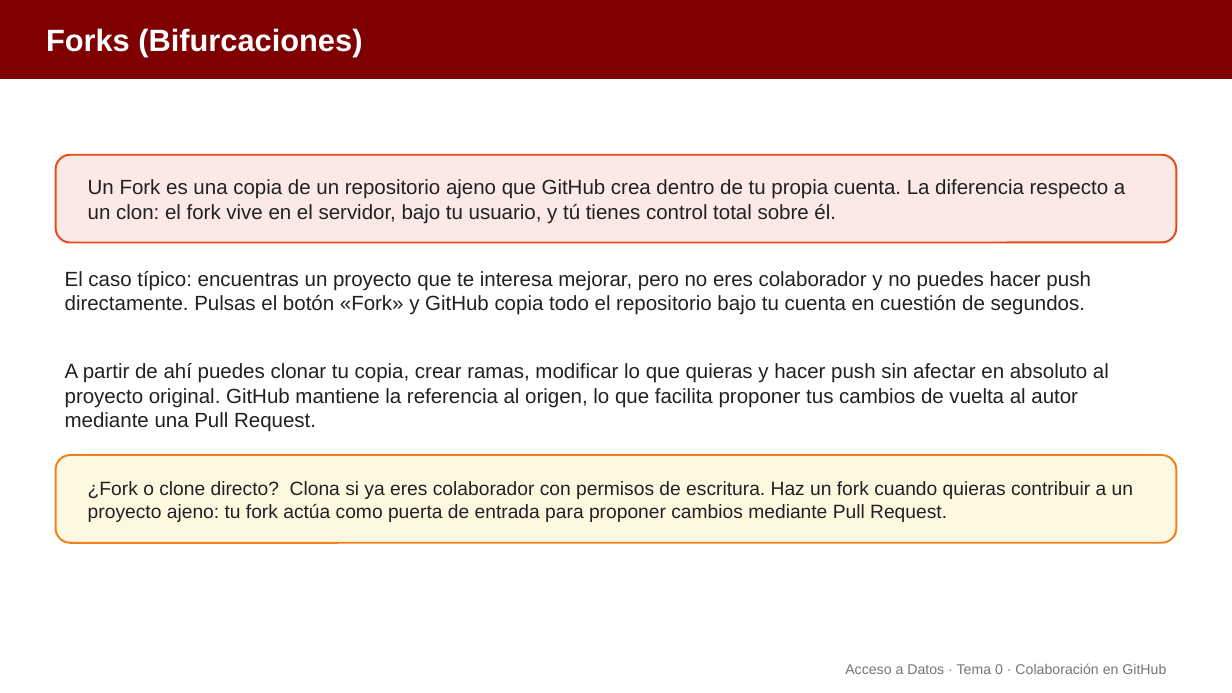
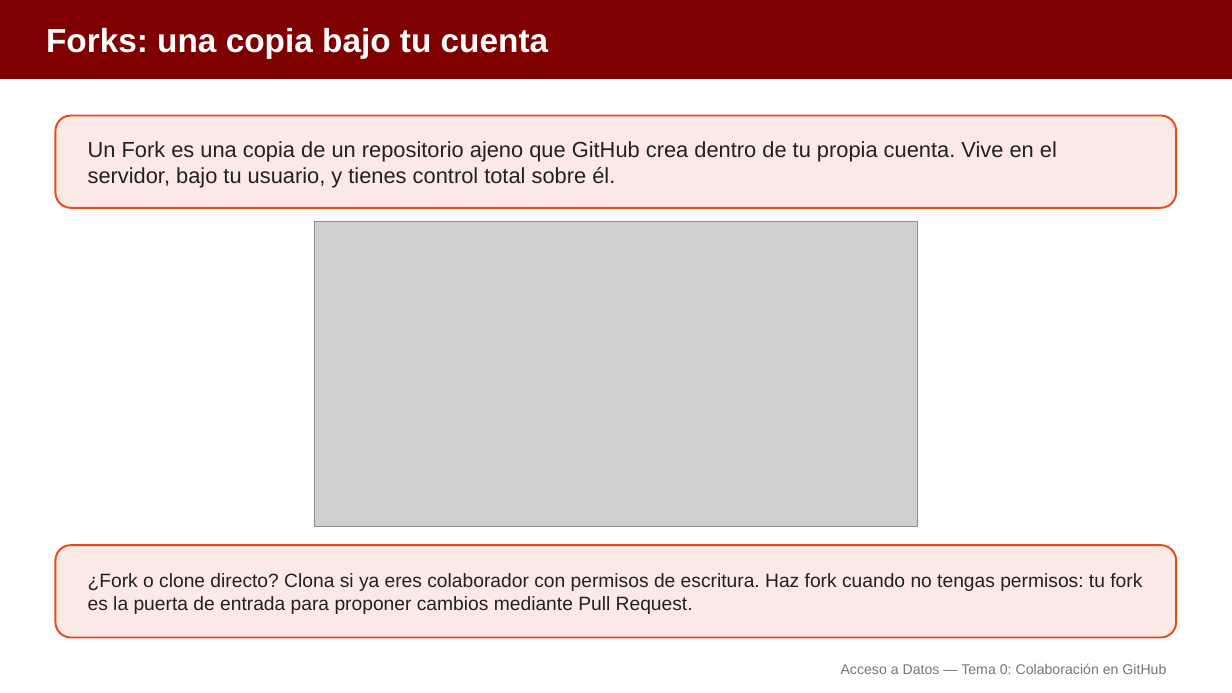
Before and after one commit to aitorventura/acceso-a-datos, a slide deck: slide 2 of docs/tema0/diapositivas/colaboracion.pptx (slide 3 before the commit). Drawn at 1232x693 pixels with LibreOffice and Linux fonts; fonts in the diff are those of the drawing; grey boxes stand for pictures. Boxes give left, top, right and bottom in pixels: in the first picture for what was removed or moved away, otherwise in the second. Text is boxed around its words. In the diff, an @@ line names an element or a change of style, - is before the commit and + after.

Commit message:
Rehace las diapositivas de Git y GitHub (Tema 0): menos diapositivas y más visuales
Agrupa por idea y sustituye texto por tarjetas, flujos y código con
sintaxis coloreada en los cinco decks de la subsección Git y GitHub
(introducción a Git, ramas, GitHub, colaboración y GitHub Actions).
Pasa de 130 a 67 diapositivas. Añade cinco infografías nuevas
reutilizables (staging, HEAD, local/remoto, fork+PR, anatomía de un
workflow).

```diff
--- a/docs/tema0/diapositivas/colaboracion.pptx
+++ b/docs/tema0/diapositivas/colaboracion.pptx
@@ text at [46,27,549,58]: text changed; size 24 to 26 pt @@
-Forks (Bifurcaciones)
+Forks: una copia bajo tu cuenta
@@ rounded rectangle: place and size @@
-rounded rectangle at [55,154,1177,242]
+rounded rectangle at [55,116,1177,208]
@@ text at [88,141,1057,188]: text changed; size 16 to 17 pt @@
-Un Fork es una copia de un repositorio ajeno que GitHub crea dentro de tu propia cuenta. La diferencia respecto a un clon: el fork vive en el servidor, bajo tu usuario, y tú tienes control total sobre él.
+Un Fork es una copia de un repositorio ajeno que GitHub crea dentro de tu propia cuenta. Vive en el servidor, bajo tu usuario, y tienes control total sobre él.
@@ picture added at [314,222,917,527] @@
@@ text removed at [65,271,1090,315] @@
-El caso típico: encuentras un proyecto que te interesa mejorar, pero no eres colaborador y no puedes hacer push directamente. Pulsas el botón «Fork» y GitHub copia todo el repositorio bajo tu cuenta en cuestión de segundos.
@@ text removed at [65,363,1109,432] @@
-A partir de ahí puedes clonar tu copia, crear ramas, modificar lo que quieras y hacer push sin afectar en absoluto al proyecto original. GitHub mantiene la referencia al origen, lo que facilita proponer tus cambios de vuelta al autor mediante una Pull Request.
@@ rounded rectangle: place and size @@
-rounded rectangle at [55,455,1177,543]
+rounded rectangle at [55,545,1177,638]
@@ rounded rectangle at [55,545,1177,638]: fill #FFF8E1 to #FBE9E7; outline #F57F17 1.5 pt to #E64A19 1.5 pt @@
@@ text at [88,573,1142,614]: text changed @@
-¿Fork o clone directo? Clona si ya eres colaborador con permisos de escritura. Haz un fork cuando quieras contribuir a un proyecto ajeno: tu fork actúa como puerta de entrada para proponer cambios mediante Pull Request.
+¿Fork o clone directo? Clona si ya eres colaborador con permisos de escritura. Haz fork cuando no tengas permisos: tu fork es la puerta de entrada para proponer cambios mediante Pull Request.
@@ text at [841,663,1166,674]: text changed @@
-Acceso a Datos · Tema 0 · Colaboración en GitHub
+Acceso a Datos — Tema 0: Colaboración en GitHub
```
Also in this commit, not shown: 9 other slides changed, 9 slides removed, 14 other files.
